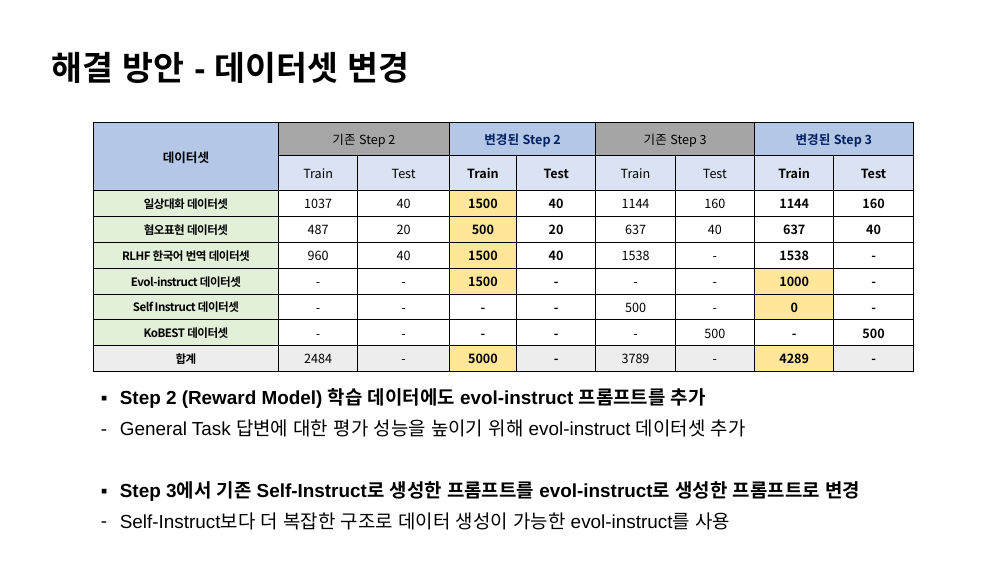
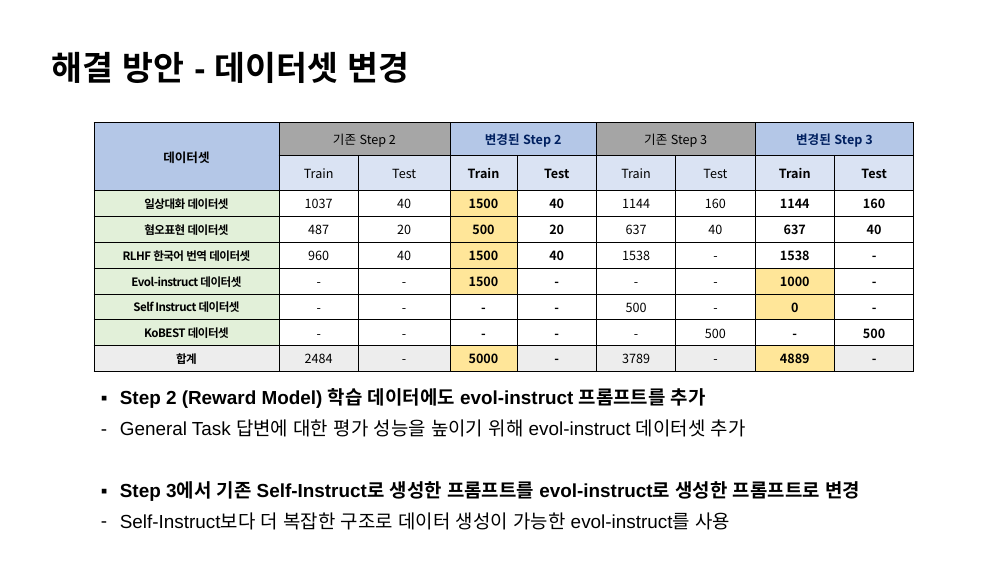
Before and after one commit to VAIV-2023/RLHF-Korean-Friendly-LLM, a slide deck: slide 5 of PPT/step3 개선 방안.pptx. Drawn at 1008x567 pixels with LibreOffice and Linux fonts; fonts in the diff are those of the drawing; background and template pictures are left out. Boxes give left, top, right and bottom in pixels: in the first picture for what was removed or moved away, otherwise in the second. Text is boxed around its words. In the diff, an @@ line names an element or a change of style, - is before the commit and + after.

```diff
--- a/PPT/step3 개선 방안.pptx
+++ b/PPT/step3 개선 방안.pptx
@@ table at [94, 123, 914, 368] @@
-row 9, column 8: 4289
+row 9, column 8: 4889
```
Also in this commit, not shown: 3 other files.
